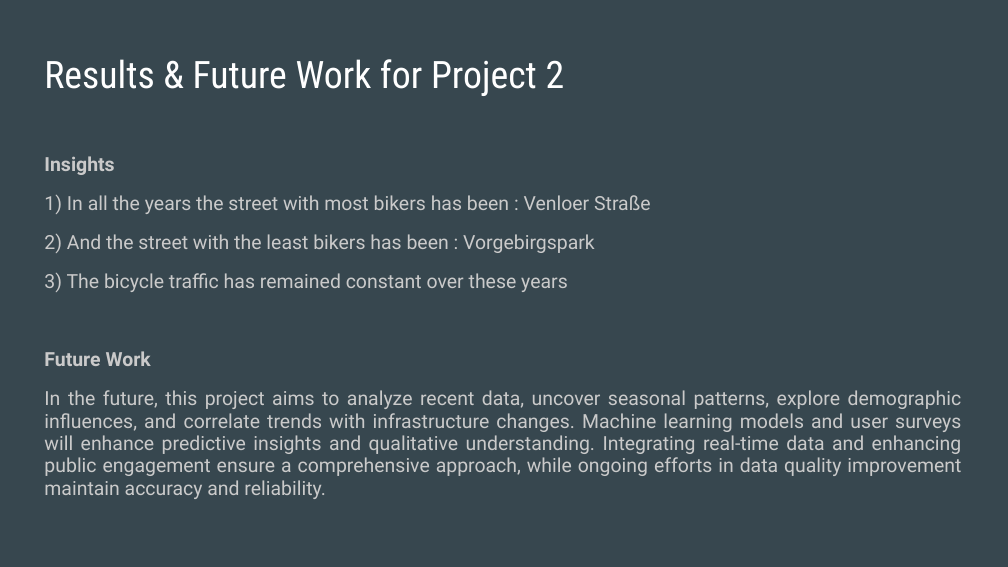
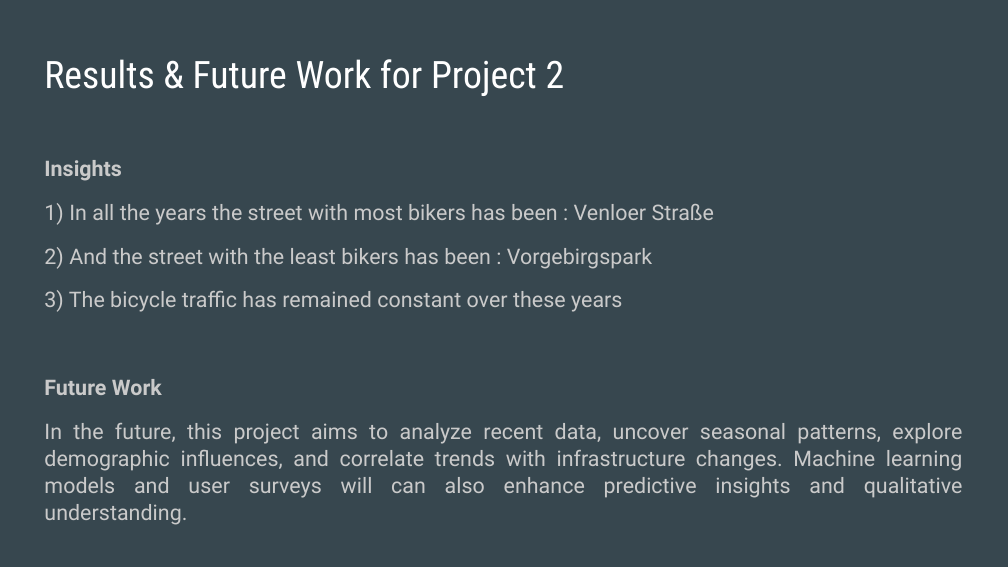
Before and after one commit to ankitj-97/made-template, a slide deck: slide 18 of project/slides.pptx. Drawn at 1008x567 pixels with LibreOffice and Linux fonts; fonts in the diff are those of the drawing. Boxes give left, top, right and bottom in pixels: in the first picture for what was removed or moved away, otherwise in the second. Text is boxed around its words. In the diff, an @@ line names an element or a change of style, - is before the commit and + after.

Commit message:
Added Presentation Slides

```diff
--- a/project/slides.pptx
+++ b/project/slides.pptx
@@ text at (x1=44, y1=160, x2=714, y2=395): size 13.9 to 15.3 pt in "Insights", "1) In all the years the street ...", "2) And the street with the least ...", "3) The bicycle traffic has remained constant ..." and 1 more places; line spacing 0.95 to 1.05 @@
@@ text at (x1=44, y1=423, x2=963, y2=525): text changed; size 13.9 to 15.3 pt @@
-In the future, this project aims to analyze recent data, uncover seasonal patterns, explore demographic influences, and correlate trends with infrastructure changes. Machine learning models and user surveys will enhance predictive insights and qualitative understanding. Integrating real-time data and enhancing public engagement ensure a comprehensive approach, while ongoing efforts in data quality improvement maintain accuracy and reliability.
+In the future, this project aims to analyze recent data, uncover seasonal patterns, explore demographic influences, and correlate trends with infrastructure changes. Machine learning models and user surveys will can also enhance predictive insights and qualitative understanding.
```
Also in this commit, not shown: 2 other slides changed, 1 other file.
